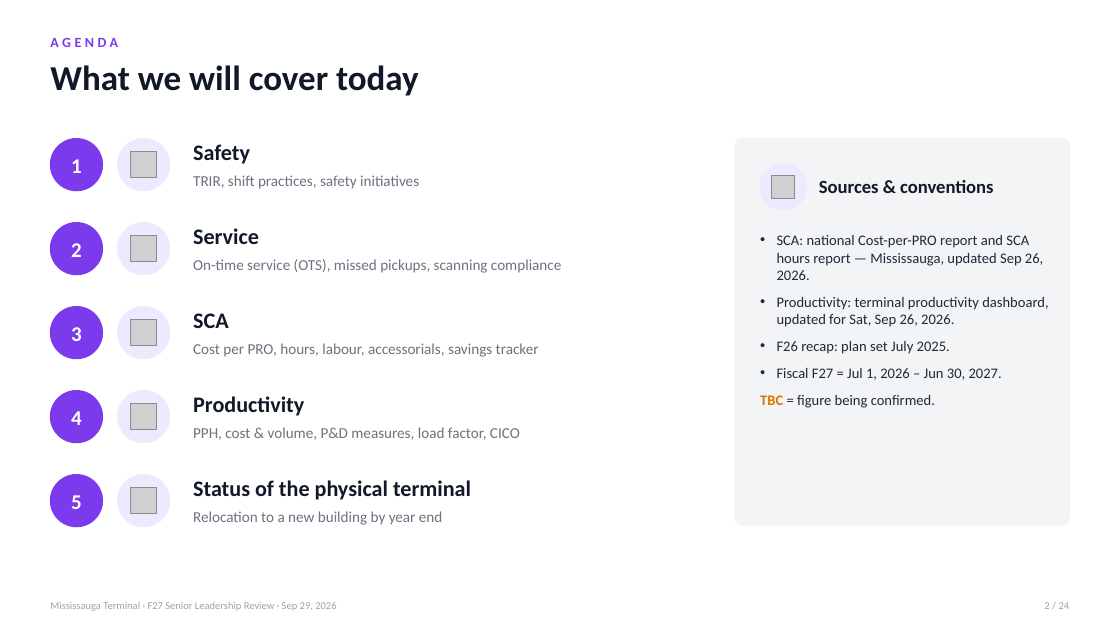
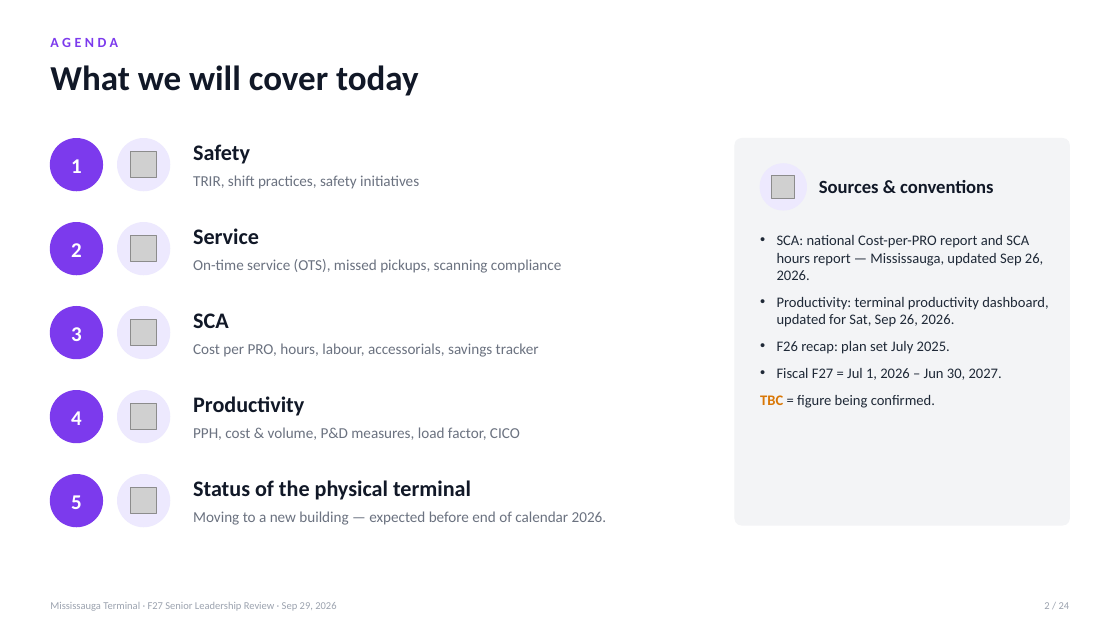
Before and after one commit to FuoriclasseX/mississauga-terminal-f26-cost-transformation-dashboard, a slide deck: slide 2 of presentation/Mississauga_F27_Leadership_Review_Sep29.pptx. Drawn at 1120x630 pixels with LibreOffice and Linux fonts; fonts in the diff are those of the drawing; grey boxes stand for pictures. Boxes give left, top, right and bottom in pixels: in the first picture for what was removed or moved away, otherwise in the second. Text is boxed around its words. In the diff, an @@ line names an element or a change of style, - is before the commit and + after.

```diff
--- a/presentation/Mississauga_F27_Leadership_Review_Sep29.pptx
+++ b/presentation/Mississauga_F27_Leadership_Review_Sep29.pptx
@@ text at [193,511,607,525]: text changed @@
-Relocation to a new building by year end
+Moving to a new building — expected before end of calendar 2026.
```
Also in this commit, not shown: 11 other slides changed, 1 other file.
